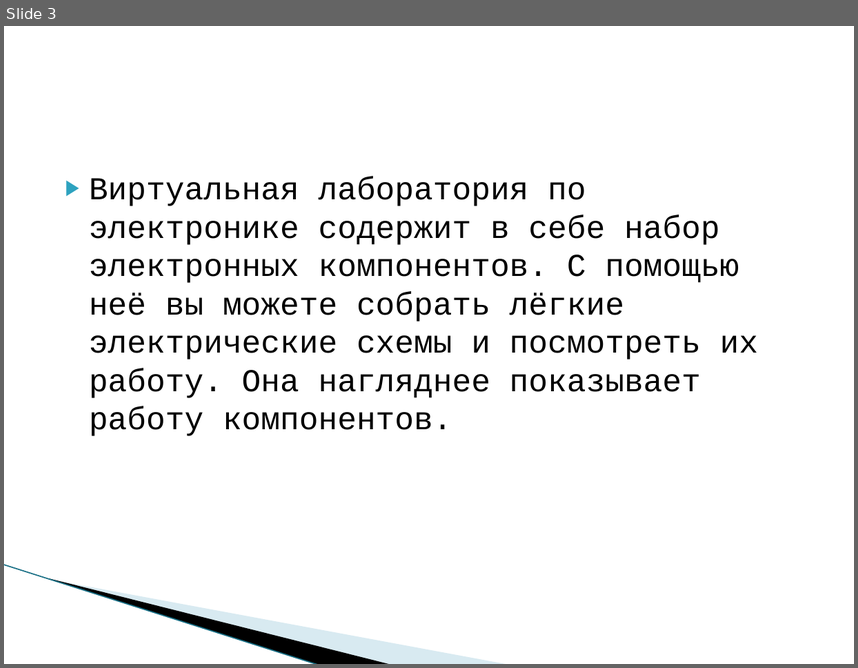
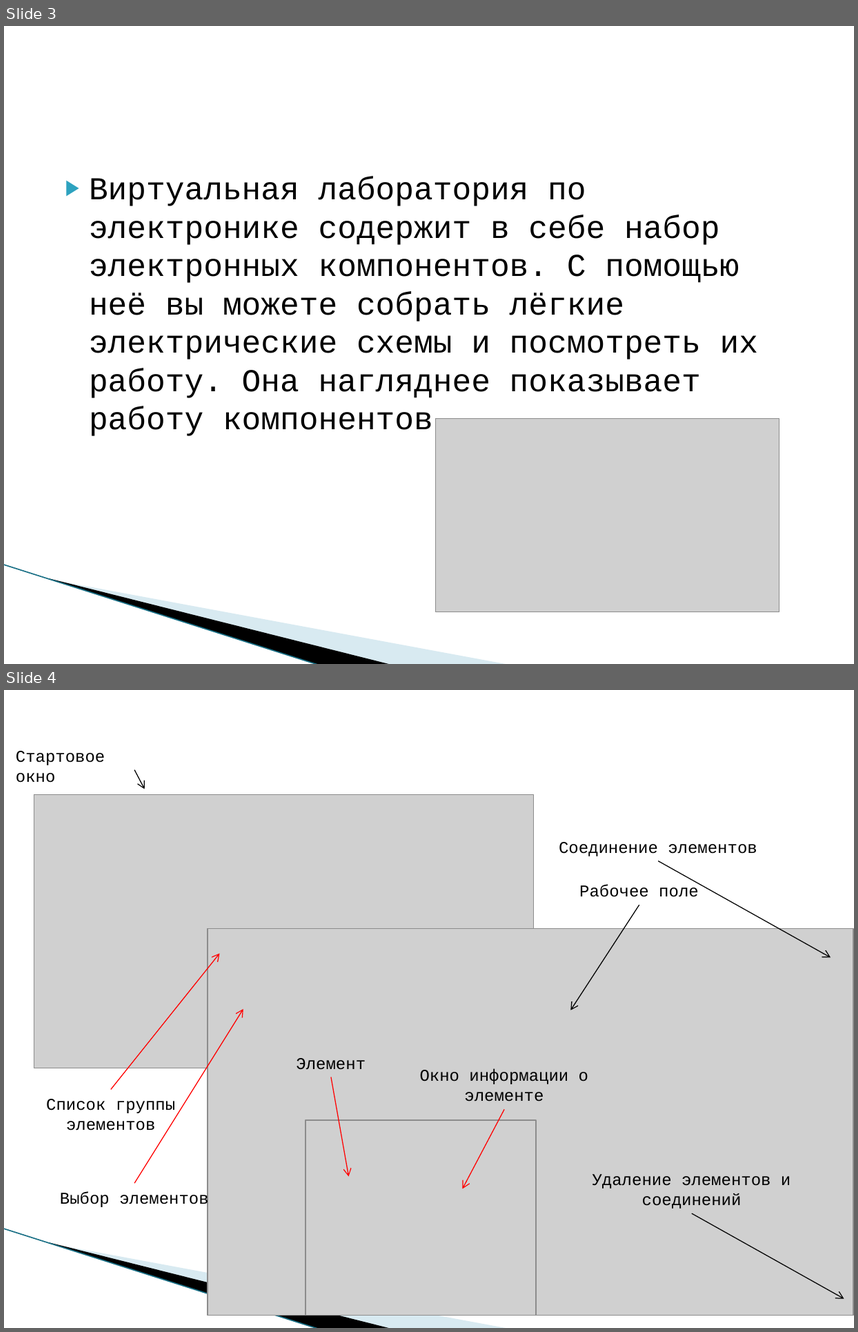
Before and after one commit to MakarenkoArtem/Project, a slide deck: Дополнительные материалы/Виртуальная лабаратория.pptx. Shown one above the other, each under a label of ours: slide 3 before the commit, slides 3 and 4 after it. The pictures are 858x668 and 858x1332 pixels, drawn with LibreOffice and Linux fonts; fonts in the diff are those of the drawing; grey boxes stand for pictures; background and template pictures are left out. Boxes give left, top, right and bottom in pixels: in the first picture for what was removed or moved away, otherwise in the second. Text is boxed around its words. In the diff, an @@ line names an element or a change of style, - is before the commit and + after.

```diff
--- a/Дополнительные материалы/Виртуальная лабаратория.pptx
+++ b/Дополнительные материалы/Виртуальная лабаратория.pptx
@@ slide 4 added at [4, 690, 854, 1328], background #FFFFFF; not listed: 3 template elements that a slide beside it also shows @@
@@ text added at [16, 751, 105, 782], 14 pt, text #000000 @@
+Стартовое окно
@@ arrow added from (135, 770) to (144, 789), #000000 0.75 pt @@
@@ picture added at [34, 795, 534, 1068] @@
@@ text added at [559, 842, 757, 856], 14 pt, text #000000 @@
+Соединение элементов
@@ arrow added from (659, 861) to (831, 958), #000000 0.75 pt @@
@@ text added at [579, 885, 699, 897], 14 pt, text #000000 @@
+Рабочее поле
@@ arrow added from (639, 905) to (571, 1009), #000000 0.75 pt @@
@@ picture added at [207, 929, 853, 1315] @@
@@ arrow added from (111, 1089) to (220, 954), #FF0000 0.75 pt @@
@@ arrow added from (135, 1183) to (243, 1009), #FF0000 0.75 pt @@
@@ text added at [296, 1058, 366, 1069], 14 pt, text #000000 @@
+Элемент
@@ arrow added from (331, 1077) to (349, 1176), #FF0000 0.75 pt @@
@@ text added at [420, 1069, 588, 1101], 14 pt, text #000000 @@
+Окно информации о элементе
@@ text added at [46, 1098, 175, 1130], 14 pt, text #000000 @@
+Список группы элементов
@@ picture added at [306, 1120, 536, 1316] @@
@@ arrow added from (505, 1109) to (462, 1188), #FF0000 0.75 pt @@
@@ text added at [593, 1174, 791, 1208], 14 pt, text #000000 @@
+Удаление элементов и соединений
@@ text added at [60, 1191, 208, 1208], 14 pt, text #000000 @@
+Выбор элементов
@@ arrow added from (692, 1213) to (844, 1299), #000000 0.75 pt @@
@@ slide 3 changed as well @@
@@ picture added at [436, 419, 780, 612] @@
```
Also in this commit, not shown: 5 other slides changed, 1 slide removed.
